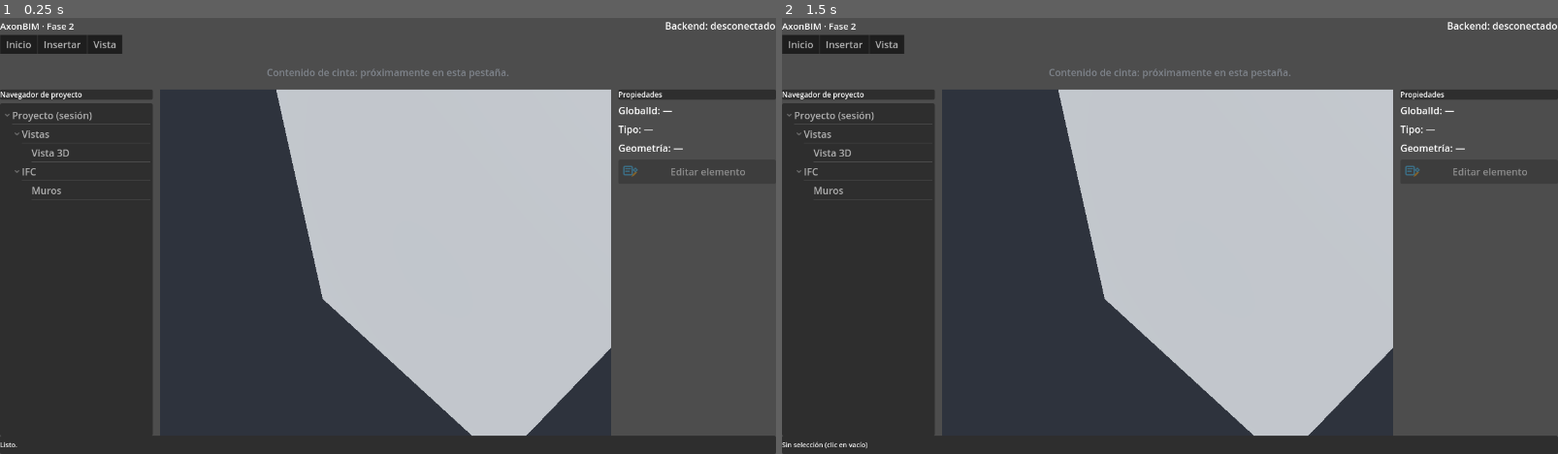
Above: before the commit, frames 1-2 (left to right).
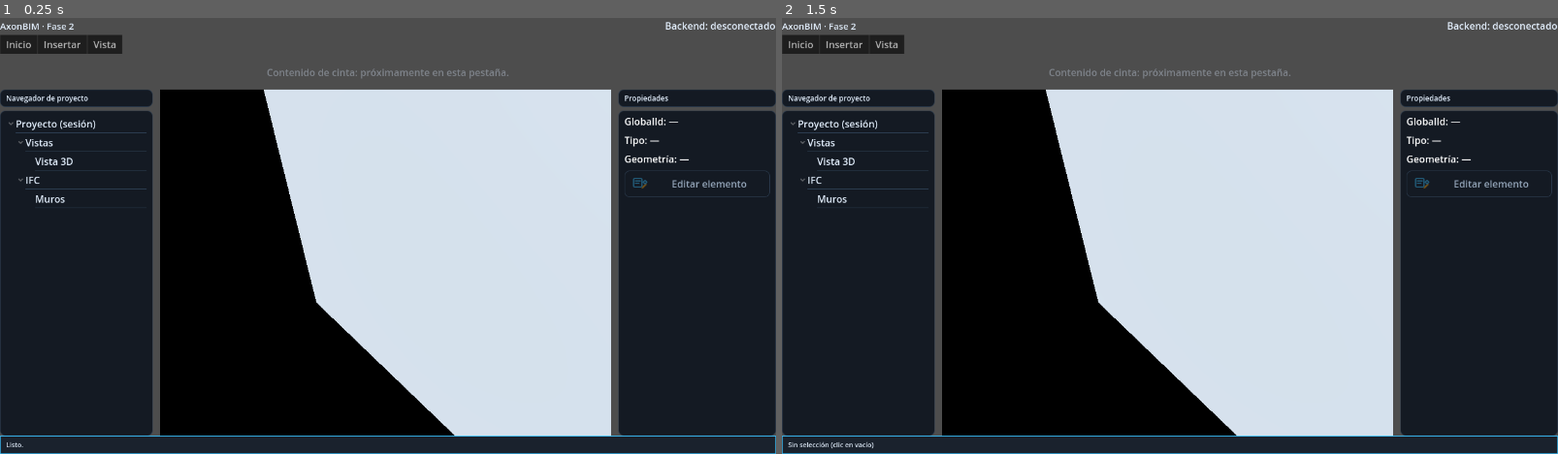
Above: after the commit, the same moments.

Repository: hfiguereo/axonBIM
Game: Godot game, scene res://scenes/main/main.tscn
Two runs of this game, one before a commit and one after it. Both use one fixed random seed, a clock stepped at 60 frames per second and the inputs below.
Inputs (mouse positions are in pixels of both pictures, inside the frame that each line leads up to):
- Up to frame 1 (0.25 s): no input
- Up to frame 2 (1.5 s): tap Enter at 0.5 s; move the mouse to (1340, 214) at 0.52 s; tap Z at 0.6, 1.35 s; click (1340, 214) at 0.67 s; tap Space at 1.25 s; move the mouse to (1014, 257) at 1.27 s; click (1014, 257) at 1.42 s

The runs differ from the first frame. In frame 1, 78% of the frame differs, in the area x 0-100%, y 1-100%; in frame 2, 78%.
Error after the commit: Invalid access to property or key 'environment' on a base object of type 'null instance'. (res://scripts/main/main_scene.gd:143)

Commit message:
feat(ui): suaviza tema visual y fondo 3d
Co-authored-by: hfiguereo <hfiguereo@users.noreply.github.com>

Diff:
--- a/frontend/scenes/main/main.tscn
+++ b/frontend/scenes/main/main.tscn
@@ -8,14 +8,23 @@
 [ext_resource type="Texture2D" path="res://assets/icons/actions/action_save_ifc.svg" id="6"]
 [ext_resource type="Texture2D" path="res://assets/icons/tools/tool_edit_element.svg" id="7"]
 
+[sub_resource type="Sky" id="Sky_3d"]
+sky_material = null
+
 [sub_resource type="Environment" id="Environment_3d"]
-background_mode = 1
-background_color = Color(0.18, 0.2, 0.24, 1)
+background_mode = 2
+sky = SubResource("Sky_3d")
+background_color = Color(0.035, 0.055, 0.085, 1)
 ambient_light_source = 2
-ambient_light_color = Color(0.65, 0.68, 0.72, 1)
+ambient_light_color = Color(0.62, 0.74, 0.88, 1)
+ambient_light_energy = 0.85
+tonemap_mode = 2
+glow_enabled = true
+glow_intensity = 0.18
+glow_strength = 0.45
 
 [sub_resource type="PlaneMesh" id="1"]
-size = Vector2(20, 20)
+size = Vector2(24, 24)
 subdivide_width = 20
 subdivide_depth = 20
 
--- a/frontend/scripts/main/main_scene.gd
+++ b/frontend/scripts/main/main_scene.gd
@@ -5,6 +5,22 @@
 
 const CreateWallTool := preload("res://scripts/tools/create_wall_tool.gd")
 const PushPullTool := preload("res://scripts/tools/push_pull_tool.gd")
+
+const UI_SHELL: Color = Color(0.055, 0.071, 0.096, 1.0)
+const UI_PANEL: Color = Color(0.078, 0.102, 0.137, 1.0)
+const UI_PANEL_ELEVATED: Color = Color(0.102, 0.133, 0.176, 1.0)
+const UI_BUTTON: Color = Color(0.118, 0.157, 0.208, 1.0)
+const UI_BUTTON_HOVER: Color = Color(0.150, 0.207, 0.278, 1.0)
+const UI_BUTTON_PRESSED: Color = Color(0.070, 0.183, 0.255, 1.0)
+const UI_ACCENT_BLUE: Color = Color(0.219, 0.741, 0.973, 1.0)
+const UI_ACCENT_AMBER: Color = Color(0.961, 0.620, 0.043, 1.0)
+const UI_BORDER: Color = Color(0.169, 0.227, 0.298, 1.0)
+const UI_TEXT: Color = Color(0.898, 0.945, 1.0, 1.0)
+const UI_MUTED: Color = Color(0.580, 0.647, 0.725, 1.0)
+const VIEWPORT_SKY_TOP: Color = Color(0.012, 0.039, 0.090, 1.0)
+const VIEWPORT_SKY_HORIZON: Color = Color(0.055, 0.137, 0.210, 1.0)
+const VIEWPORT_GROUND_HORIZON: Color = Color(0.045, 0.071, 0.094, 1.0)
+const VIEWPORT_GROUND_BOTTOM: Color = Color(0.015, 0.019, 0.027, 1.0)
 
 var _wall_tool: Node
 var _push_pull_tool: Node
@@ -31,10 +47,14 @@
 @onready var _project_view: Node3D = %ProjectView
 @onready var _viewport_container: SubViewportContainer = $%ViewportContainer
 @onready var _subviewport: SubViewport = $%SubViewport
+@onready var _world_environment: WorldEnvironment = %WorldEnvironment
+@onready var _grid: MeshInstance3D = %Grid
+@onready var _light: DirectionalLight3D = %Light
 
 
 func _ready() -> void:
 	Logger.info("AxonBIM frontend iniciado (Fase 2 · UI cinta + acoples).")
+	_apply_visual_polish()
 
 	_ribbon_tabs.set_tab_title(0, "Inicio")
 	_ribbon_tabs.set_tab_title(1, "Insertar")
@@ -66,6 +86,145 @@
 	_build_project_tree()
 	_refresh_status()
 	_refresh_properties_panel()
+
+
+func _apply_visual_polish() -> void:
+	_apply_ui_polish()
+	_apply_viewport_polish()
+
+
+func _apply_ui_polish() -> void:
+	_apply_panel_style($UI/Root/Ribbon/TitleBar, UI_SHELL, UI_BORDER, 0)
+	_apply_panel_style($UI/Root/StatusBar, UI_PANEL_ELEVATED, UI_ACCENT_BLUE, 0)
+	_apply_panel_style(
+		$UI/Root/Ribbon/RibbonBody/RibbonStack/RibbonToolsInicio/PanelSistema,
+		UI_PANEL,
+		UI_BORDER,
+		10
+	)
+	_apply_panel_style(
+		$UI/Root/Ribbon/RibbonBody/RibbonStack/RibbonToolsInicio/PanelModelado,
+		UI_PANEL,
+		UI_BORDER,
+		10
+	)
+	_apply_panel_style(
+		$UI/Root/Ribbon/RibbonBody/RibbonStack/RibbonToolsInicio/PanelArchivo,
+		UI_PANEL,
+		UI_BORDER,
+		10
+	)
+	_apply_panel_style($UI/Root/Workspace/MainSplit/LeftDock/LeftDockHeader, UI_PANEL, UI_BORDER, 8)
+	_apply_panel_style(
+		$UI/Root/Workspace/MainSplit/InnerSplit/RightDock/RightDockHeader, UI_PANEL, UI_BORDER, 8
+	)
+	_apply_panel_style(_project_tree, UI_PANEL, UI_BORDER, 8)
+	_apply_panel_style(
+		$UI/Root/Workspace/MainSplit/InnerSplit/RightDock/PropsScroll, UI_PANEL, UI_BORDER, 8
+	)
+	_apply_panel_style(_viewport_container, Color(0.020, 0.035, 0.055, 1.0), UI_ACCENT_BLUE, 10)
+	_apply_button_style(_ping_button, UI_ACCENT_BLUE)
+	_apply_button_style(_wall_button, UI_ACCENT_BLUE)
+	_apply_button_style(_push_pull_button, UI_ACCENT_AMBER)
+	_apply_button_style(_save_button, UI_ACCENT_BLUE)
+	_apply_button_style(_edit_mode_button, UI_ACCENT_AMBER)
+	_style_label($UI/Root/Ribbon/TitleBar/AppTitle, UI_TEXT)
+	_style_label(_status_label, UI_TEXT)
+	_style_label(_rtt_label, UI_MUTED)
+	_style_label(_log_label, UI_TEXT)
+	_style_label($UI/Root/Workspace/MainSplit/LeftDock/LeftDockHeader/LeftDockTitle, UI_TEXT)
+	_style_label(
+		$UI/Root/Workspace/MainSplit/InnerSplit/RightDock/RightDockHeader/RightDockTitle, UI_TEXT
+	)
+	_style_project_tree()
+
+
+func _apply_viewport_polish() -> void:
+	var env: Environment = _world_environment.environment
+	if env == null:
+		env = Environment.new()
+		_world_environment.environment = env
+	var sky_material: ProceduralSkyMaterial = ProceduralSkyMaterial.new()
+	sky_material.sky_top_color = VIEWPORT_SKY_TOP
+	sky_material.sky_horizon_color = VIEWPORT_SKY_HORIZON
+	sky_material.ground_horizon_color = VIEWPORT_GROUND_HORIZON
+	sky_material.ground_bottom_color = VIEWPORT_GROUND_BOTTOM
+	sky_material.sun_angle_max = 12.0
+	sky_material.sun_curve = 0.08
+	sky_material.sun_energy_multiplier = 0.35
+	var sky: Sky = Sky.new()
+	sky.sky_material = sky_material
+	env.background_mode = Environment.BG_SKY
+	env.sky = sky
+	env.ambient_light_source = Environment.AMBIENT_SOURCE_SKY
+	env.ambient_light_energy = 0.65
+	_light.light_color = Color(0.780, 0.880, 1.0, 1.0)
+	_light.light_energy = 1.35
+	_grid.material_override = _grid_material()
+
+
+func _apply_panel_style(control: Control, bg: Color, border: Color, radius: int) -> void:
+	control.add_theme_stylebox_override("panel", _stylebox(bg, border, 1, radius))
+
+
+func _apply_button_style(button: Button, accent: Color) -> void:
+	button.add_theme_stylebox_override("normal", _stylebox(UI_BUTTON, UI_BORDER, 1, 8))
+	button.add_theme_stylebox_override("hover", _stylebox(UI_BUTTON_HOVER, accent, 1, 8))
+	button.add_theme_stylebox_override("pressed", _stylebox(UI_BUTTON_PRESSED, accent, 2, 8))
+	button.add_theme_stylebox_override("disabled", _stylebox(UI_PANEL, UI_BORDER, 1, 8))
+	button.add_theme_color_override("font_color", UI_TEXT)
+	button.add_theme_color_override("font_hover_color", Color.WHITE)
+	button.add_theme_color_override("font_pressed_color", Color.WHITE)
+	button.add_theme_color_override("font_disabled_color", UI_MUTED)
+	button.add_theme_color_override("icon_normal_color", UI_TEXT)
+	button.add_theme_color_override("icon_hover_color", accent)
+	button.add_theme_color_override("icon_pressed_color", accent)
+	button.add_theme_constant_override("h_separation", 8)
+
+
+func _style_label(label: Label, color: Color) -> void:
+	label.add_theme_color_override("font_color", color)
+
+
+func _style_project_tree() -> void:
+	_project_tree.add_theme_color_override("font_color", UI_TEXT)
+	_project_tree.add_theme_color_override("font_selected_color", Color.WHITE)
+	_project_tree.add_theme_color_override("guide_color", Color(0.18, 0.25, 0.33, 1.0))
+	_project_tree.add_theme_color_override("relationship_line_color", Color(0.18, 0.25, 0.33, 1.0))
+	_project_tree.add_theme_color_override("drop_position_color", UI_ACCENT_BLUE)
+	_project_tree.add_theme_stylebox_override(
+		"selected", _stylebox(Color(0.072, 0.216, 0.306, 1.0), UI_ACCENT_BLUE, 1, 6)
+	)
+
+
+func _stylebox(bg: Color, border: Color, border_width: int, radius: int) -> StyleBoxFlat:
+	var box: StyleBoxFlat = StyleBoxFlat.new()
+	box.bg_color = bg
+	box.border_color = border
+	box.border_width_left = border_width
+	box.border_width_top = border_width
+	box.border_width_right = border_width
+	box.border_width_bottom = border_width
+	box.corner_radius_top_left = radius
+	box.corner_radius_top_right = radius
+	box.corner_radius_bottom_right = radius
+	box.corner_radius_bottom_left = radius
+	box.content_margin_left = 10.0
+	box.content_margin_right = 10.0
+	box.content_margin_top = 6.0
+	box.content_margin_bottom = 6.0
+	return box
+
+
+func _grid_material() -> StandardMaterial3D:
+	var mat: StandardMaterial3D = StandardMaterial3D.new()
+	mat.albedo_color = Color(0.180, 0.320, 0.410, 0.34)
+	mat.transparency = BaseMaterial3D.TRANSPARENCY_ALPHA
+	mat.emission_enabled = true
+	mat.emission = Color(0.060, 0.160, 0.230, 1.0)
+	mat.emission_energy_multiplier = 0.28
+	mat.roughness = 0.9
+	return mat
 
 
 func _unhandled_key_input(event: InputEvent) -> void:
Not shown, changed: CHANGELOG.md
